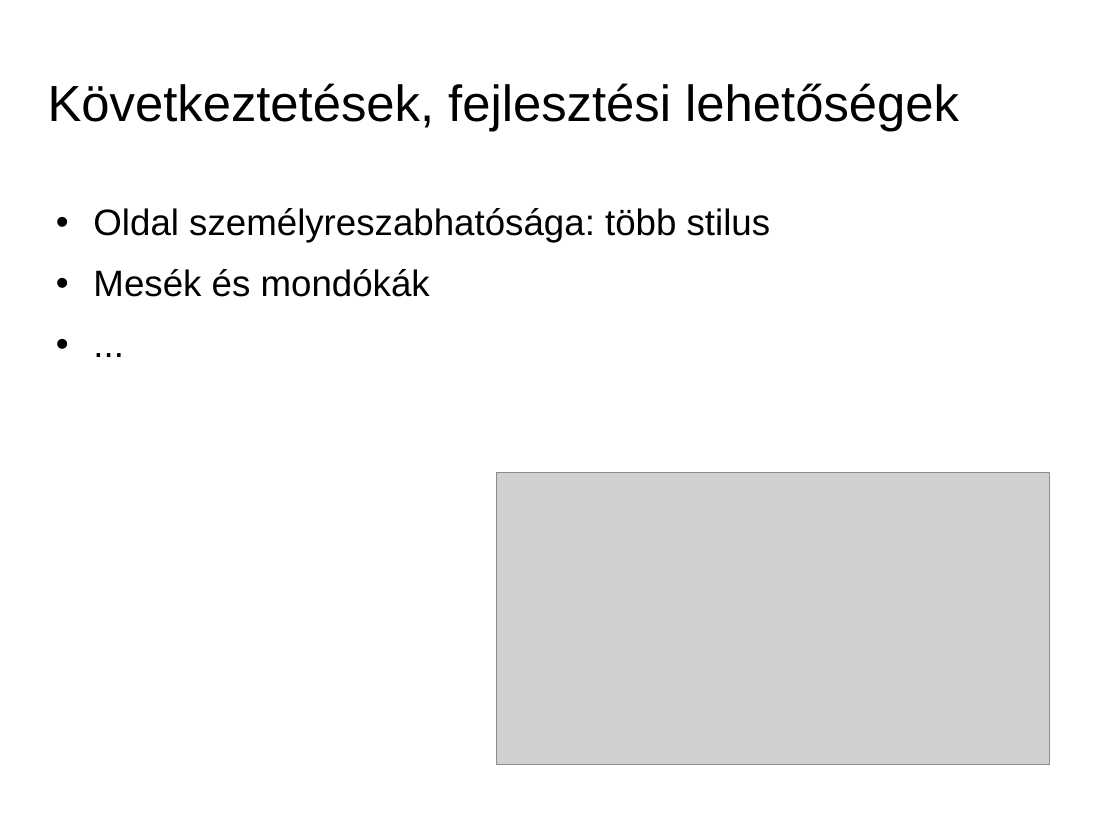
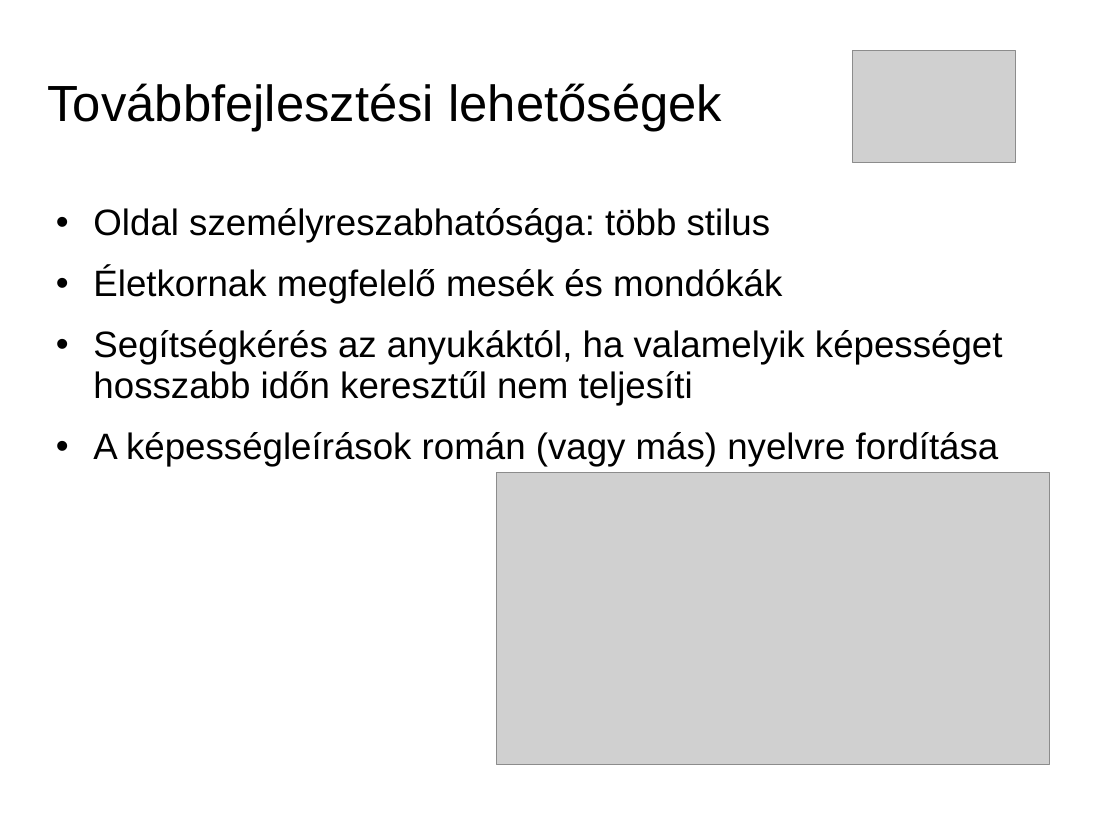
Before and after one commit to necrology27/babybook, a slide deck: slide 4 of prezentation/LeadingSoft_projekt.ppt. Drawn at 1120x840 pixels with LibreOffice and Linux fonts; fonts in the diff are those of the drawing; grey boxes stand for pictures; background and template pictures are left out. Boxes give left, top, right and bottom in pixels: in the first picture for what was removed or moved away, otherwise in the second. Text is boxed around its words. In the diff, an @@ line names an element or a change of style, - is before the commit and + after.

```diff
--- a/prezentation/LeadingSoft_projekt.ppt
+++ b/prezentation/LeadingSoft_projekt.ppt
@@ picture added at (x1=853, y1=51, x2=1016, y2=163) @@
@@ text at (x1=48, y1=83, x2=722, y2=131): text changed @@
-Következtetések, fejlesztési lehetőségek
+Továbbfejlesztési lehetőségek
@@ text at (x1=93, y1=267, x2=1003, y2=466): text changed @@
-• Mesék és mondókák
-• ...
+• Életkornak megfelelő mesék és mondókák
+• Segítségkérés az anyukáktól, ha valamelyik képességet hosszabb időn keresztűl nem teljesíti
+• A képességleírások román (vagy más) nyelvre fordítása
```
Also in this commit, not shown: 3 other slides changed, 1 slide added, 1 slide removed.
